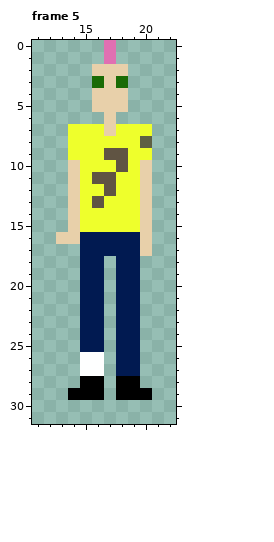
Pixel-art file: art/aseprite_files/people.aseprite. Above, as it was before the edit.
32x32 pixels, 5 frames. Colours within 5 levels of each other are drawn and written as one. Shown: frame 5: x 11..22, y 0..31. The commit also changed other frames, which this record leaves out.
And afterwards:
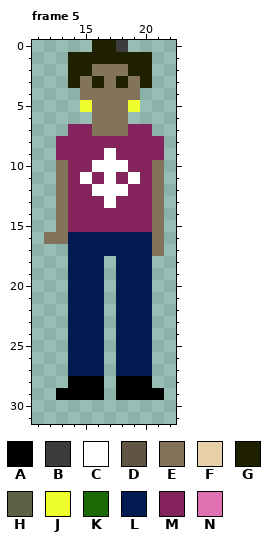
Palette (. is transparent): A #000000  B #3c3c3c  C #feffff  D #605443  E #82735a  F #e8d0aa  G #1f2000  H #5e6043  J #eeff2c  K #1a6b05  L #011a51  M #84235c  N #e070b2
Diff:
Changed rows in their new state; - is an unchanged pixel.
Frame 5, layer "Layer 2 Copy":
first column x 12:
 0 ----GGB---
 1 --GGGGGGG-
 2 --GGEEEGG-
 3 --GEGEGEG-
 4 ---EEEEE--
 5 ---JEEEJ--
 6 ----EEE---
 7 --MMEEEMM-
 8 -MMMMMMMMM
 9 -MMMMCMMMM
10 -EMMCCCMME
11 -EMCMCMCME
12 -EMMCCCMME
13 -EMMMCMMME
14 -EMMMMMMME
15 -EMMMMMMME
16 EEL-----LE
17 --L-----LE
18 --L-----L-
19 --L-----L-
20 --L-----L-
21 --L-----L-
22 --L-----L-
23 --L-----L-
24 --L-----L-
25 --L-----L-
26 --LLL---L-
27 --LLL---L-
28 --A-----A-
29 -A-------A
Changed places in both pictures, as pixel boxes (x1, y1, x2, y2):
changed: (44, 40, 164, 400)
